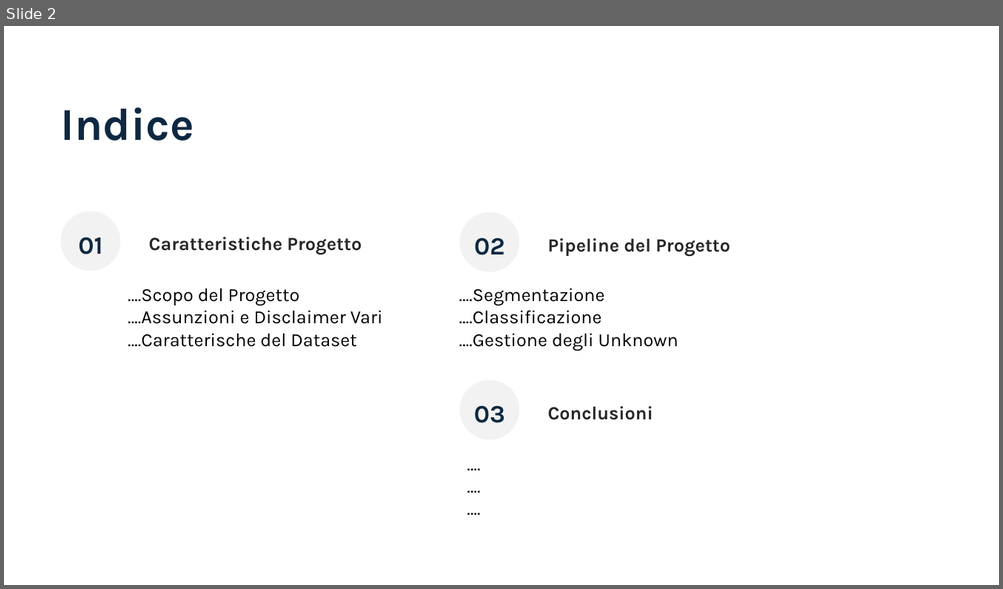
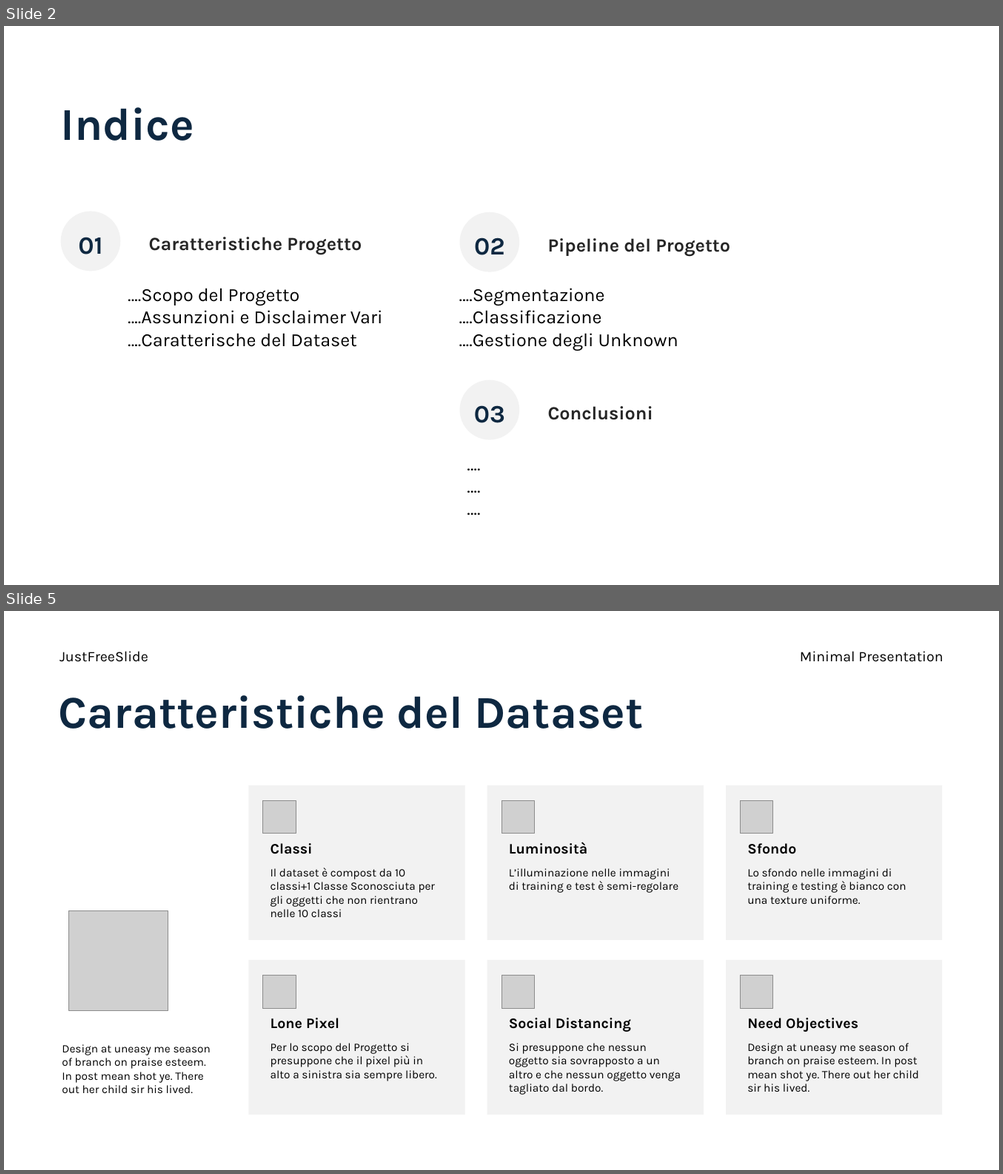
Before and after one commit to aleeteo/leaf_ID, a slide deck: ProjectLeafWIP.pptx. Shown one above the other, each under a label of ours: slide 2 before the commit, slides 2 and 5 after it; the slides between them are not shown. The pictures are 1003x589 and 1003x1174 pixels, drawn with LibreOffice and Linux fonts; fonts in the diff are those of the drawing; grey boxes stand for pictures. Boxes give left, top, right and bottom in pixels: in the first picture for what was removed or moved away, otherwise in the second. Text is boxed around its words. In the diff, an @@ line names an element or a change of style, - is before the commit and + after.

```diff
--- a/ProjectLeafWIP.pptx
+++ b/ProjectLeafWIP.pptx
@@ slide 5 added at [4, 611, 999, 1170], background #FFFFFF @@
@@ text added at [60, 651, 148, 662], 14 pt, text #000000 @@
+JustFreeSlide
@@ text added at [800, 651, 942, 662], 14 pt, text #000000 @@
+Minimal Presentation
@@ title added at [59, 695, 643, 729], 44 pt, text #0E2841, bold @@
+Caratteristiche del Dataset
@@ rectangle added at [249, 786, 465, 940], fill #F2F2F2 @@
@@ rectangle added at [487, 786, 704, 940], fill #F2F2F2 @@
@@ rectangle added at [726, 786, 942, 940], fill #F2F2F2 @@
@@ picture added at [263, 801, 296, 834] @@
@@ picture added at [502, 801, 535, 834] @@
@@ picture added at [740, 801, 774, 834] @@
@@ text added at [270, 843, 435, 917], 11 pt, text #000000 @@
+Classi
+Il dataset è compost da 10 classi+1 Classe Sconosciuta per gli oggetti che non rientrano nelle 10 classi
@@ text added at [509, 842, 678, 893], 11 pt, text #000000 @@
+Luminosità
+L’illuminazione nelle immagini di training e test è semi-regolare
@@ text added at [747, 843, 906, 904], 11 pt, text #000000 @@
+Sfondo
+Lo sfondo nelle immagini di training e testing è bianco con una texture uniforme.
@@ picture added at [68, 911, 168, 1011] @@
@@ rectangle added at [249, 960, 465, 1115], fill #F2F2F2 @@
@@ rectangle added at [487, 960, 704, 1115], fill #F2F2F2 @@
@@ rectangle added at [726, 960, 942, 1115], fill #F2F2F2 @@
@@ picture added at [263, 976, 296, 1008] @@
@@ picture added at [502, 976, 535, 1008] @@
@@ picture added at [740, 976, 774, 1008] @@
@@ text added at [270, 1018, 437, 1082], 11 pt, text #000000 @@
+Lone Pixel
+Per lo scopo del Progetto si presuppone che il pixel più in alto a sinistra sia sempre libero.
@@ text added at [509, 1018, 680, 1095], 11 pt, text #000000 @@
+Social Distancing
+Si presuppone che nessun oggetto sia sovrapposto a un altro e che nessun oggetto venga tagliato dal bordo.
@@ text added at [747, 1018, 919, 1092], 11 pt, text #000000 @@
+Need Objectives
+Design at uneasy me season of branch on praise esteem. In post mean shot ye. There out her child sir his lived.
@@ text added at [62, 1045, 210, 1093], 11 pt, text #000000 @@
+Design at uneasy me season of branch on praise esteem. In post mean shot ye. There out her child sir his lived.
```
Also in this commit, not shown: 4 slides changed, 6 other slides added.
